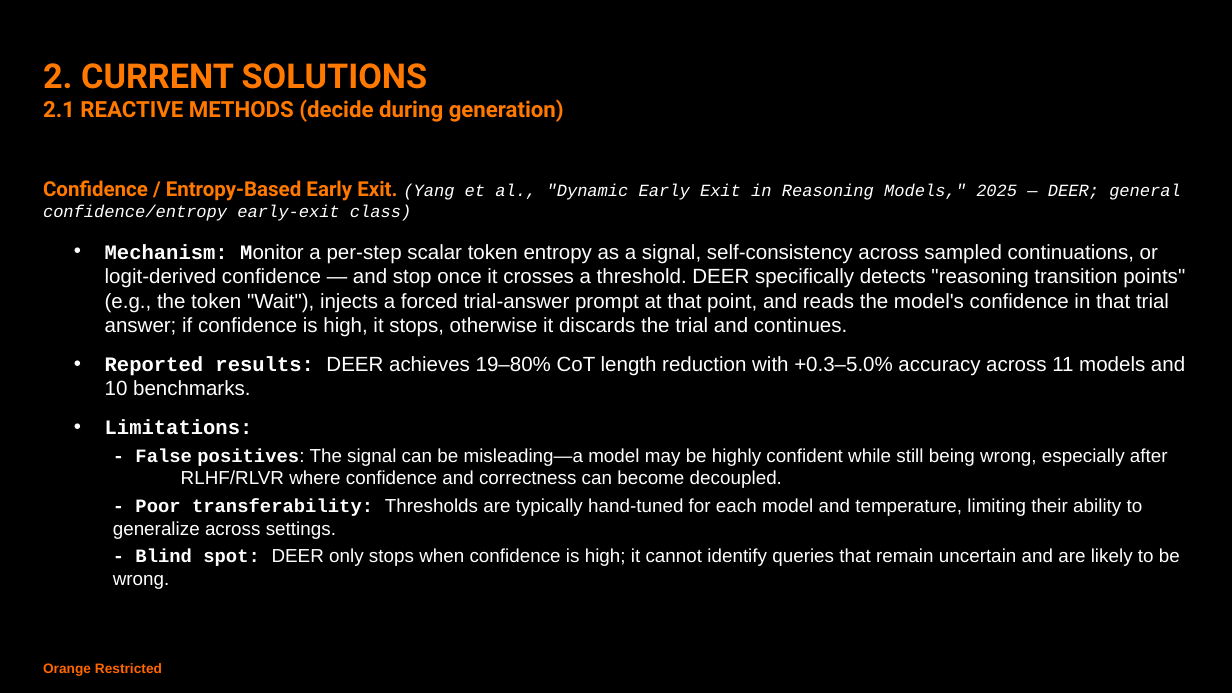
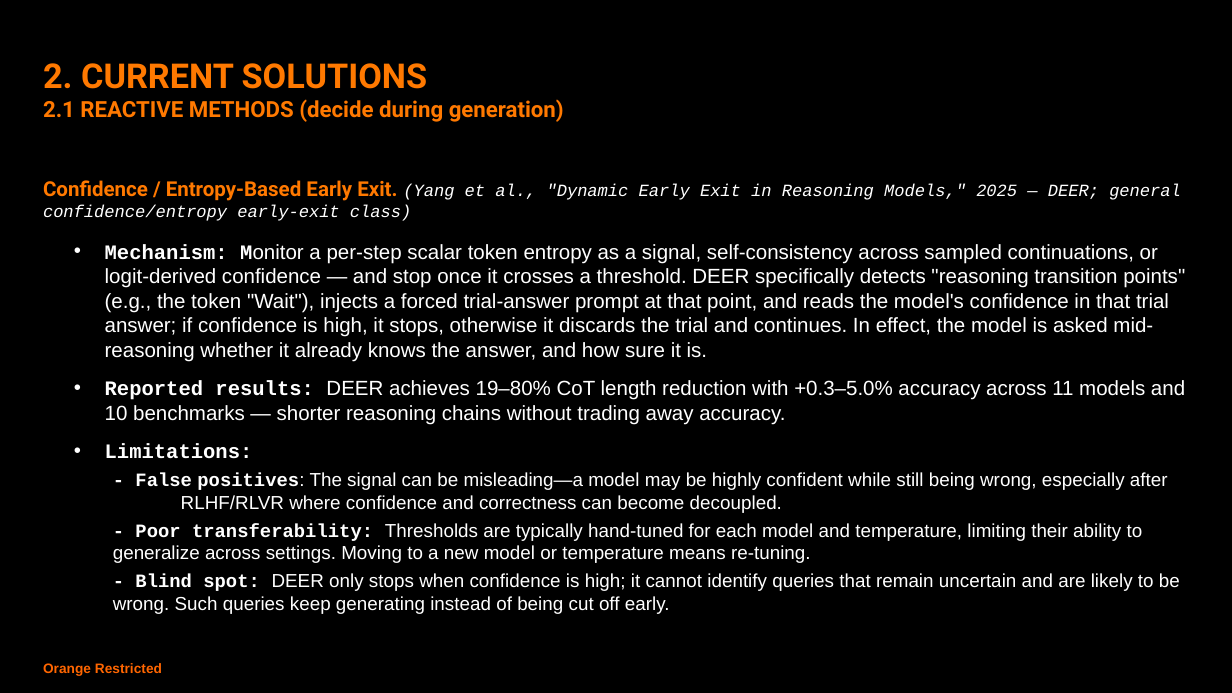
Before and after one commit to tharwat-ux/TTCA, a slide deck: slide 6 of presentation/dynamic_test_time_compute_allocation.pptx. Drawn at 1232x693 pixels with LibreOffice and Linux fonts; fonts in the diff are those of the drawing. Boxes give left, top, right and bottom in pixels: in the first picture for what was removed or moved away, otherwise in the second. Text is boxed around its words. In the diff, an @@ line names an element or a change of style, - is before the commit and + after.

```diff
--- a/presentation/dynamic_test_time_compute_allocation.pptx
+++ b/presentation/dynamic_test_time_compute_allocation.pptx
@@ text at bbox=[105, 244, 1185, 425]: text changed @@
-  • Mechanism: Monitor a per-step scalar token entropy as a signal, self-consistency across sampled continuations, or logit-derived confidence — and stop once it crosses a threshold. DEER specifically detects "reasoning transition points" (e.g., the token "Wait"), injects a forced trial-answer prompt at that point, and reads the model's confidence in that trial answer; if confidence is high, it stops, otherwise it discards the trial and continues.
-  • Reported results: DEER achieves 19–80% CoT length reduction with +0.3–5.0% accuracy across 11 models and 10 benchmarks.
+  • Mechanism: Monitor a per-step scalar token entropy as a signal, self-consistency across sampled continuations, or logit-derived confidence — and stop once it crosses a threshold. DEER specifically detects "reasoning transition points" (e.g., the token "Wait"), injects a forced trial-answer prompt at that point, and reads the model's confidence in that trial answer; if confidence is high, it stops, otherwise it discards the trial and continues. In effect, the model is asked mid-reasoning whether it already knows the answer, and how sure it is.
+  • Reported results: DEER achieves 19–80% CoT length reduction with +0.3–5.0% accuracy across 11 models and 10 benchmarks — shorter reasoning chains without trading away accuracy.
@@ text at bbox=[113, 523, 1180, 614]: text changed @@
-  - Poor transferability: Thresholds are typically hand-tuned for each model and temperature, limiting their ability to generalize across settings.
-  - Blind spot: DEER only stops when confidence is high; it cannot identify queries that remain uncertain and are likely to be wrong.
+  - Poor transferability: Thresholds are typically hand-tuned for each model and temperature, limiting their ability to generalize across settings. Moving to a new model or temperature means re-tuning.
+  - Blind spot: DEER only stops when confidence is high; it cannot identify queries that remain uncertain and are likely to be wrong. Such queries keep generating instead of being cut off early.
```
Also in this commit, not shown: 15 other slides changed, 7 slides removed, 23 other files.
